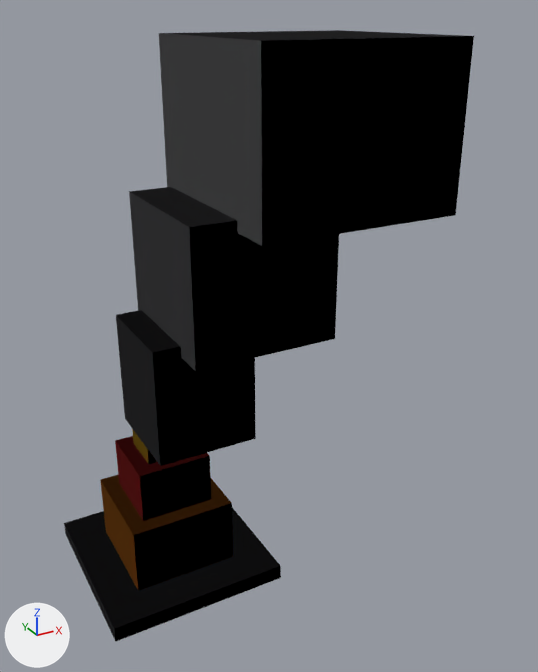
Renders of the glTF model resources/msfs-packages/aus-emergency-dispatcher-objects/SimObjects/AED_SpotFire/model/AED_SpotFire.gltf from each side of a commit.
Camera for both pictures: a camera (50 mm lens) standing at (-2.07, -5.92, 5.19) and looking at (0.97, -0.39, 2.43). The lights are fixed; the arrows at lower left show +X, +Y and +Z. The older version comes first.

Script lines for the objects in view, before the commit:
```python
ob_aed_spotfire = bpy.data.objects.new('AED_SpotFire', me_aed_spotfire)
ob_aed_spotfire.location = (0.0, 0.0, 0.0)
```
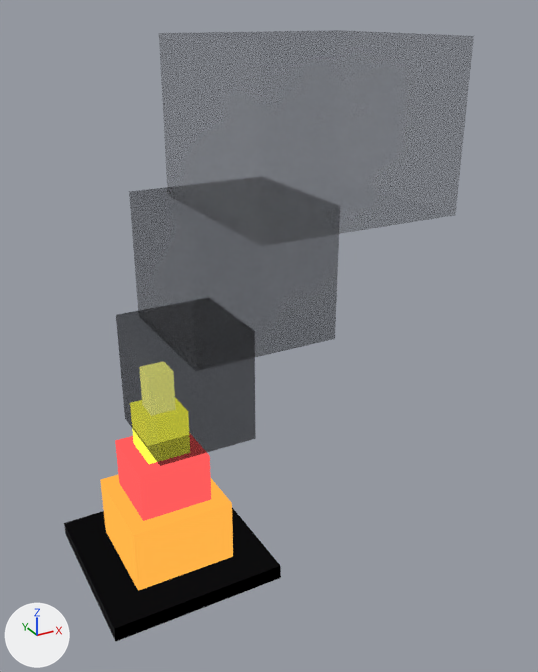
Where the change shows, as pixel boxes (x1, y1, x2, y2) in the pictures (538 x 672 px):
```json
{"object": "AED_SpotFire", "change": "surface changed, recoloured", "before": [100, 30, 474, 594], "after": [100, 30, 474, 594]}
```

Edits to the scene script, one JSON object a line:
```json
{"op": "add", "block": "mat_aed_spotfire_m1", "code": "mat_aed_spotfire_m1.emission_strength = 1.0"}
{"op": "add", "block": "mat_aed_spotfire_m2", "code": "mat_aed_spotfire_m2.emission_strength = 1.0"}
{"op": "add", "block": "mat_aed_spotfire_m2", "code": "mat_aed_spotfire_m2.emission_color = (1.0, 0.108, 0.108)  # red #ff5c5c"}
{"op": "add", "block": "mat_aed_spotfire_m3", "code": "mat_aed_spotfire_m3.emission_strength = 1.0"}
{"op": "add", "block": "mat_aed_spotfire_m3", "code": "mat_aed_spotfire_m3.emission_color = (1.0, 1.0, 0.08)  # yellow #ffff50"}
{"op": "add", "block": "mat_aed_spotfire_m4", "code": "mat_aed_spotfire_m4.emission_strength = 1.0"}
{"op": "set", "path": "mat_aed_spotfire_m5.alpha", "old": "1.0", "new": "0.55"}
{"op": "set", "path": "mat_aed_spotfire_m6.alpha", "old": "1.0", "new": "0.4"}
{"op": "set", "path": "mat_aed_spotfire_m7.alpha", "old": "1.0", "new": "0.28"}
```
